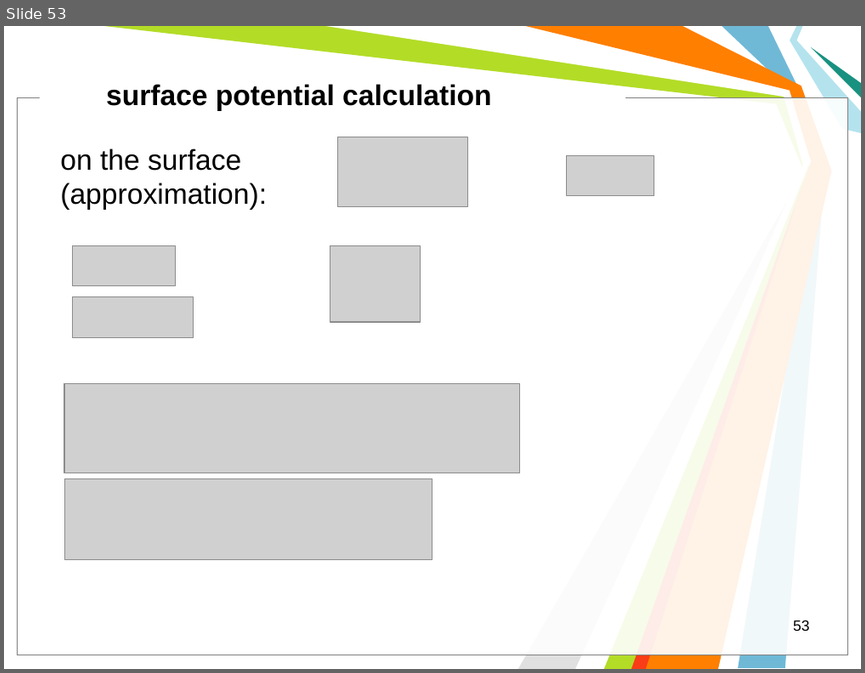
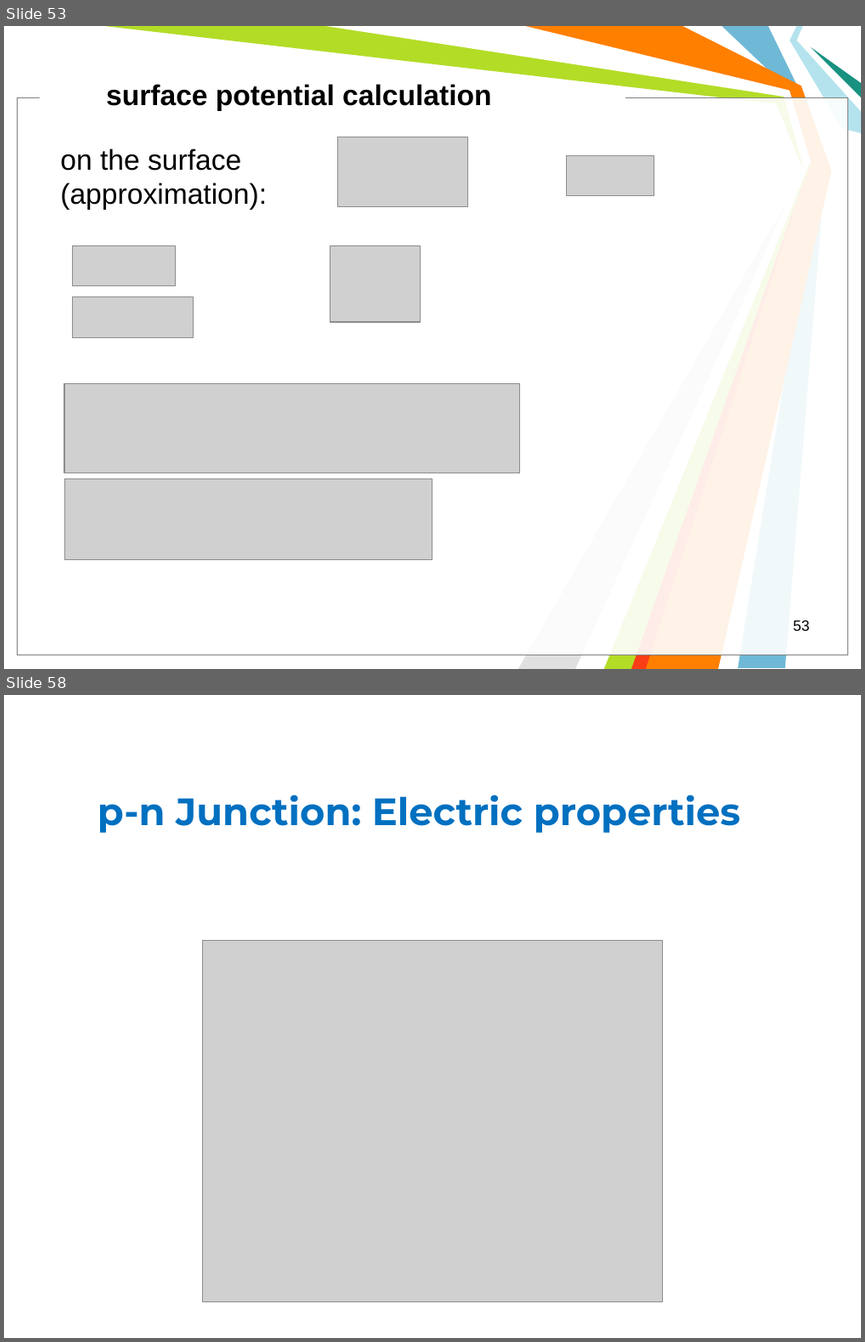
Before and after one commit to l432/NMK, a slide deck: Lecture/Photovoltaics/Photovoltaics2.ppt. Shown one above the other, each under a label of ours: slide 53 before the commit, slides 53 and 58 after it; the slides between them are not shown. The pictures are 865x673 and 865x1342 pixels, drawn with LibreOffice and Linux fonts; fonts in the diff are those of the drawing; grey boxes stand for pictures; background and template pictures are left out. Boxes give left, top, right and bottom in pixels: in the first picture for what was removed or moved away, otherwise in the second. Text is boxed around its words. In the diff, an @@ line names an element or a change of style, - is before the commit and + after.

```diff
--- a/Lecture/Photovoltaics/Photovoltaics2.ppt
+++ b/Lecture/Photovoltaics/Photovoltaics2.ppt
@@ slide 58 added at [4,695,861,1338], background #FFFFFF @@
@@ text added at [98,794,740,833], 32 pt, text #0070C0, bold @@
+p-n Junction: Electric properties
@@ picture added at [202,940,662,1302] @@
```
Also in this commit, not shown: 5 slides changed, 5 other slides added.
